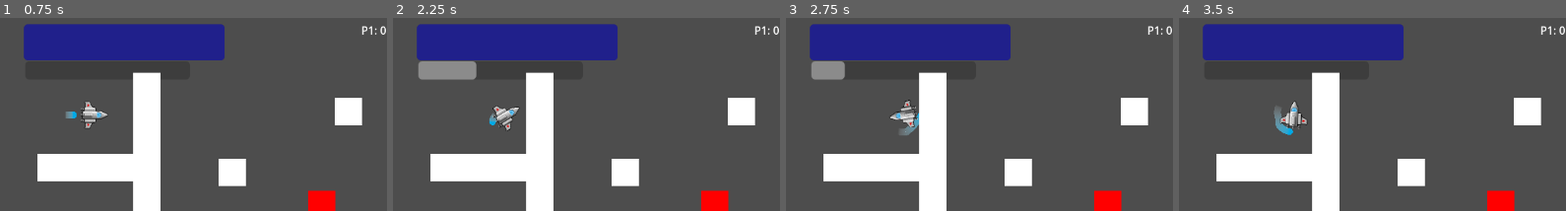
Above: before the commit, frames 1-4 (left to right).
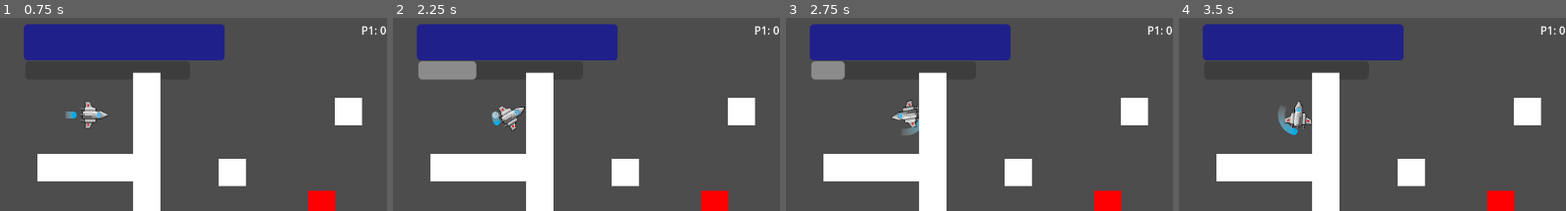
Above: after the commit, the same moments.

Repository: GreatSandwiches/Orbital-Obliteration
Game: Godot game, scene res://Scenes/level.tscn
The game is run twice, just before and just after one commit, with the same random seed, the same clock (stepped at 60 frames per second) and the same inputs.
Inputs:
- Up to frame 1 (0.75 s): hold Up (ui_up) from 0.53 s (still down)
- Up to frame 2 (2.25 s): tap Enter at 1.25 s; tap Space at 2 s; release Up (ui_up) at 2.03 s; hold Left (ui_left) from 2.03 s (still down)
- Up to frame 3 (2.75 s): keep holding Left (ui_left)
- Up to frame 4 (3.5 s): keep holding Left (ui_left)
The pictures show only the part of the screen within x 0-50%, y 0-50%; the shares and areas given below are measured in that part.

Frame 1 is identical in both runs. In frame 2, 0.7% of the frame differs, in the area x 24-35%, y 45-59%; in frame 3, 0.4%; in frame 4, 0.9%, in the area x 24-35%, y 42-61%.

Commit message:
made player hitbox into circles

Diff:
--- a/Scenes/player1.tscn
+++ b/Scenes/player1.tscn
@@ -4,11 +4,11 @@
 [ext_resource type="Texture2D" uid="uid://by7q18s3bfad0" path="res://Assets/shuttle2.png" id="2_4i48j"]
 [ext_resource type="PackedScene" uid="uid://bkdtwu8o4hci5" path="res://Scenes/bullet_p1.tscn" id="2_t3o58"]
 
-[sub_resource type="RectangleShape2D" id="RectangleShape2D_hf56h"]
-size = Vector2(40, 40)
+[sub_resource type="CircleShape2D" id="CircleShape2D_vcr06"]
+radius = 20.025
 
-[sub_resource type="RectangleShape2D" id="RectangleShape2D_w1tpt"]
-size = Vector2(40, 40)
+[sub_resource type="CircleShape2D" id="CircleShape2D_6atld"]
+radius = 20.025
 
 [node name="Player" type="CharacterBody2D"]
 script = ExtResource("1_cog17")
@@ -24,7 +24,7 @@
 metadata/_edit_use_anchors_ = true
 
 [node name="CollisionShape2D" type="CollisionShape2D" parent="."]
-shape = SubResource("RectangleShape2D_hf56h")
+shape = SubResource("CircleShape2D_vcr06")
 
 [node name="ColorRect2" type="ColorRect" parent="."]
 visible = false
@@ -51,11 +51,11 @@
 [node name="Area2D" type="Area2D" parent="." groups=["player", "player1"]]
 
 [node name="CollisionShape2D" type="CollisionShape2D" parent="Area2D"]
-shape = SubResource("RectangleShape2D_w1tpt")
+shape = SubResource("CircleShape2D_6atld")
 
 [node name="RapidFireTimer" type="Timer" parent="." groups=["player", "player2"]]
 
 [connection signal="area_entered" from="Area2D" to="." method="_hit"]
+[connection signal="area_entered" from="Area2D" to="." method="_on_rapidfire_entered"]
 [connection signal="area_entered" from="Area2D" to="." method="_mine_collision"]
-[connection signal="area_entered" from="Area2D" to="." method="_on_rapidfire_entered"]
 [connection signal="timeout" from="RapidFireTimer" to="." method="_on_RapidFireTimer_timeout"]
--- a/Scenes/player2.tscn
+++ b/Scenes/player2.tscn
@@ -4,11 +4,11 @@
 [ext_resource type="PackedScene" uid="uid://bd24338h4v8cs" path="res://Scenes/bullet_p2.tscn" id="2_i7yjg"]
 [ext_resource type="Texture2D" uid="uid://by7q18s3bfad0" path="res://Assets/shuttle2.png" id="3_r8ddm"]
 
-[sub_resource type="RectangleShape2D" id="RectangleShape2D_28reh"]
-size = Vector2(40, 40)
+[sub_resource type="CircleShape2D" id="CircleShape2D_1ycbn"]
+radius = 20.0
 
-[sub_resource type="RectangleShape2D" id="RectangleShape2D_wo4as"]
-size = Vector2(40, 40)
+[sub_resource type="CircleShape2D" id="CircleShape2D_l5toj"]
+radius = 20.0
 
 [node name="Player2" type="CharacterBody2D"]
 script = ExtResource("1_jnj5c")
@@ -24,7 +24,7 @@
 
 [node name="CollisionShape2D" type="CollisionShape2D" parent="."]
 position = Vector2(0, 1)
-shape = SubResource("RectangleShape2D_28reh")
+shape = SubResource("CircleShape2D_1ycbn")
 
 [node name="Timer" type="Timer" parent="."]
 
@@ -36,7 +36,7 @@
 
 [node name="CollisionShape2D" type="CollisionShape2D" parent="Area2D"]
 position = Vector2(0, 1)
-shape = SubResource("RectangleShape2D_wo4as")
+shape = SubResource("CircleShape2D_l5toj")
 
 [node name="Sprite2D" type="Sprite2D" parent="."]
 position = Vector2(-4.76837e-07, 1)
Not shown: 1 places in Scenes/player2.tscn that only renumber resources
